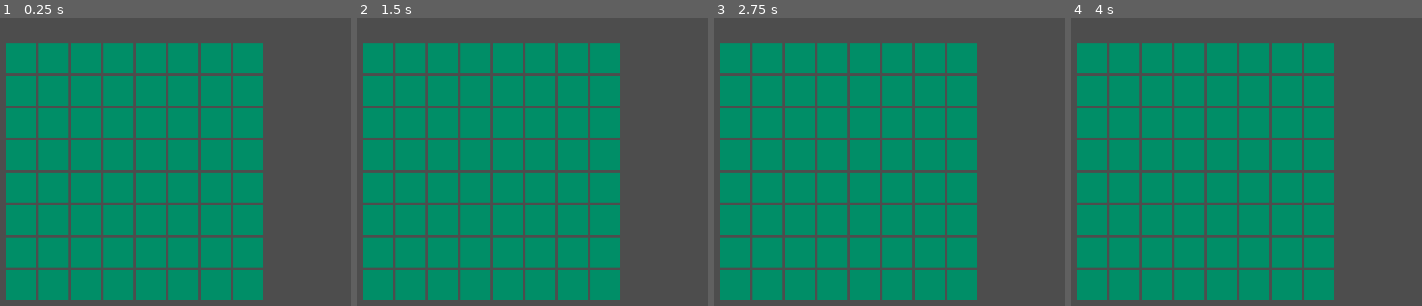
Above: before the commit, frames 1-4 (left to right).
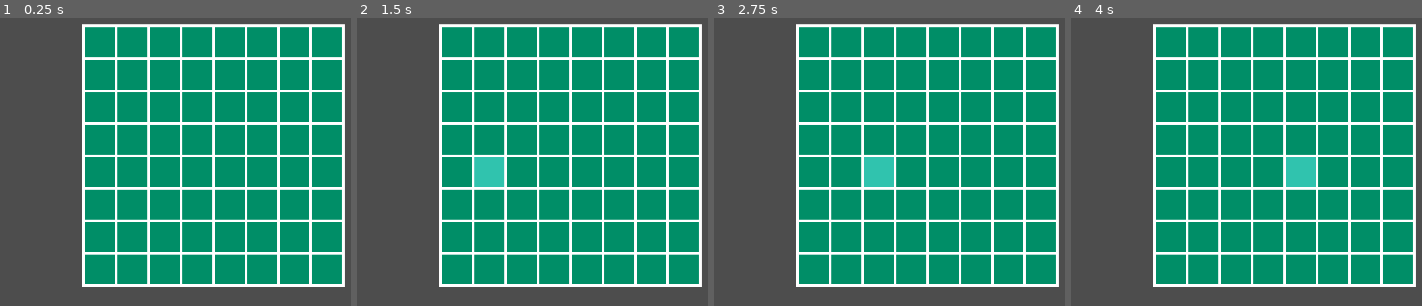
Above: after the commit, the same moments.

Repository: LStace/Reversi-Godot-4
Game: Godot game, scene res://scenes/main.tscn
Two runs of this game, one before a commit and one after it. Both use one fixed random seed, a clock stepped at 60 frames per second and the inputs below. The project has no main scene, so this scene is started directly.
Inputs (mouse positions are in pixels of both pictures, inside the frame that each line leads up to):
- Up to frame 1 (0.25 s): no input
- Up to frame 2 (1.5 s): tap Enter at 0.5 s; move the mouse to (outside the picture) at 0.52 s; hold Right (move_right, bound only after the commit) 0.53-1.28 s; tap Space at 1.25 s; move the mouse to (486, 133) at 1.27 s; hold Down (move_down, bound only after the commit) from 1.28 s (still down)
- Up to frame 3 (2.75 s): tap Enter at 2 s; move the mouse to (outside the picture) at 2.02 s; release Down (move_down, bound only after the commit) at 2.03 s; hold Right (move_right, bound only after the commit) from 2.03 s (still down)
- Up to frame 4 (4 s): tap Space at 2.75 s; move the mouse to (1320, 199) at 2.77 s; release Right (move_right, bound only after the commit) at 2.78 s; hold Up (move_up, bound only after the commit) 2.78-3.53 s; tap Enter at 3.5 s; move the mouse to (outside the picture) at 3.52 s; hold Left (move_left, bound only after the commit) from 3.53 s (still down)

The runs differ from the first frame. In frame 1, 57% of the frame differs, in the area x 1-99%, y 2-98%; in frame 2, 57%; in frame 3, 58%; in frame 4, 58%.

Commit message:
Implemented Movement Between Tiles
Added input map for all devices.
Added script to tiles and the board.
Added an indicator to show which tile is being hovered over.
The player can move between the tiles.

Diff:
--- a/Reversi Game/project.godot
+++ b/Reversi Game/project.godot
@@ -18,3 +18,46 @@
 
 window/size/viewport_width=1920
 window/size/viewport_height=1080
+
+[input]
+
+select={
+"deadzone": 0.5,
+"events": [Object(InputEventMouseButton,"resource_local_to_scene":false,"resource_name":"","device":-1,"window_id":0,"alt_pressed":false,"shift_pressed":false,"ctrl_pressed":false,"meta_pressed":false,"button_mask":1,"position":Vector2(161, 15),"global_position":Vector2(165, 58),"factor":1.0,"button_index":1,"canceled":false,"pressed":true,"double_click":false,"script":null)
+, Object(InputEventKey,"resource_local_to_scene":false,"resource_name":"","device":-1,"window_id":0,"alt_pressed":false,"shift_pressed":false,"ctrl_pressed":false,"meta_pressed":false,"pressed":false,"keycode":0,"physical_keycode":69,"key_label":0,"unicode":101,"echo":false,"script":null)
+, Object(InputEventJoypadButton,"resource_local_to_scene":false,"resource_name":"","device":-1,"button_index":0,"pressure":0.0,"pressed":true,"script":null)
+, Object(InputEventKey,"resource_local_to_scene":false,"resource_name":"","device":-1,"window_id":0,"alt_pressed":false,"shift_pressed":false,"ctrl_pressed":false,"meta_pressed":false,"pressed":false,"keycode":0,"physical_keycode":4194309,"key_label":0,"unicode":0,"echo":false,"script":null)
+]
+}
+move_left={
+"deadzone": 0.5,
+"events": [Object(InputEventKey,"resource_local_to_scene":false,"resource_name":"","device":-1,"window_id":0,"alt_pressed":false,"shift_pressed":false,"ctrl_pressed":false,"meta_pressed":false,"pressed":false,"keycode":0,"physical_keycode":4194319,"key_label":0,"unicode":0,"echo":false,"script":null)
+, Object(InputEventKey,"resource_local_to_scene":false,"resource_name":"","device":-1,"window_id":0,"alt_pressed":false,"shift_pressed":false,"ctrl_pressed":false,"meta_pressed":false,"pressed":false,"keycode":0,"physical_keycode":65,"key_label":0,"unicode":97,"echo":false,"script":null)
+, Object(InputEventJoypadMotion,"resource_local_to_scene":false,"resource_name":"","device":-1,"axis":0,"axis_value":-1.0,"script":null)
+, Object(InputEventJoypadButton,"resource_local_to_scene":false,"resource_name":"","device":-1,"button_index":13,"pressure":0.0,"pressed":true,"script":null)
+]
+}
+move_up={
+"deadzone": 0.5,
+"events": [Object(InputEventKey,"resource_local_to_scene":false,"resource_name":"","device":-1,"window_id":0,"alt_pressed":false,"shift_pressed":false,"ctrl_pressed":false,"meta_pressed":false,"pressed":false,"keycode":0,"physical_keycode":4194320,"key_label":0,"unicode":0,"echo":false,"script":null)
+, Object(InputEventKey,"resource_local_to_scene":false,"resource_name":"","device":-1,"window_id":0,"alt_pressed":false,"shift_pressed":false,"ctrl_pressed":false,"meta_pressed":false,"pressed":false,"keycode":0,"physical_keycode":87,"key_label":0,"unicode":119,"echo":false,"script":null)
+, Object(InputEventJoypadButton,"resource_local_to_scene":false,"resource_name":"","device":-1,"button_index":11,"pressure":0.0,"pressed":true,"script":null)
+, Object(InputEventJoypadMotion,"resource_local_to_scene":false,"resource_name":"","device":-1,"axis":1,"axis_value":-1.0,"script":null)
+]
+}
+move_down={
+"deadzone": 0.5,
+"events": [Object(InputEventKey,"resource_local_to_scene":false,"resource_name":"","device":-1,"window_id":0,"alt_pressed":false,"shift_pressed":false,"ctrl_pressed":false,"meta_pressed":false,"pressed":false,"keycode":0,"physical_keycode":4194322,"key_label":0,"unicode":0,"echo":false,"script":null)
+, Object(InputEventKey,"resource_local_to_scene":false,"resource_name":"","device":-1,"window_id":0,"alt_pressed":false,"shift_pressed":false,"ctrl_pressed":false,"meta_pressed":false,"pressed":false,"keycode":0,"physical_keycode":83,"key_label":0,"unicode":115,"echo":false,"script":null)
+, Object(InputEventJoypadMotion,"resource_local_to_scene":false,"resource_name":"","device":-1,"axis":1,"axis_value":1.0,"script":null)
+, Object(InputEventJoypadButton,"resource_local_to_scene":false,"resource_name":"","device":-1,"button_index":12,"pressure":0.0,"pressed":true,"script":null)
+]
+}
+move_right={
+"deadzone": 0.5,
+"events": [Object(InputEventKey,"resource_local_to_scene":false,"resource_name":"","device":-1,"window_id":0,"alt_pressed":false,"shift_pressed":false,"ctrl_pressed":false,"meta_pressed":false,"pressed":false,"keycode":0,"physical_keycode":4194321,"key_label":0,"unicode":0,"echo":false,"script":null)
+, Object(InputEventKey,"resource_local_to_scene":false,"resource_name":"","device":-1,"window_id":0,"alt_pressed":false,"shift_pressed":false,"ctrl_pressed":false,"meta_pressed":false,"pressed":false,"keycode":0,"physical_keycode":68,"key_label":0,"unicode":100,"echo":false,"script":null)
+, Object(InputEventJoypadButton,"resource_local_to_scene":false,"resource_name":"","device":-1,"button_index":14,"pressure":0.0,"pressed":true,"script":null)
+, Object(InputEventJoypadMotion,"resource_local_to_scene":false,"resource_name":"","device":-1,"axis":0,"axis_value":1.0,"script":null)
+]
+}
--- a/Reversi Game/scenes/board.tscn
+++ b/Reversi Game/scenes/board.tscn
@@ -1,16 +1,18 @@
-[gd_scene load_steps=3 format=3 uid="uid://41os816k6wbj"]
+[gd_scene load_steps=4 format=3 uid="uid://41os816k6wbj"]
 
 [ext_resource type="PackedScene" uid="uid://tkd3iyutc1eb" path="res://scenes/tile.tscn" id="1_g7fm8"]
+[ext_resource type="Script" path="res://scripts/board.gd" id="1_wad3p"]
 
 [sub_resource type="Theme" id="Theme_7eeyi"]
 
-[node name="Board" type="GridContainer"]
+[node name="Grid" type="GridContainer"]
 offset_right = 40.0
 offset_bottom = 40.0
 theme = SubResource("Theme_7eeyi")
 theme_override_constants/h_separation = 6
 theme_override_constants/v_separation = 6
 columns = 8
+script = ExtResource("1_wad3p")
 
 [node name="TileA1" parent="." instance=ExtResource("1_g7fm8")]
 layout_mode = 2
--- a/Reversi Game/scenes/main.tscn
+++ b/Reversi Game/scenes/main.tscn
@@ -4,10 +4,28 @@
 
 [node name="Main" type="Node2D"]
 
-[node name="Board" parent="." instance=ExtResource("1_n0e0j")]
-offset_left = 279.0
-offset_top = 378.0
-offset_right = 819.0
-offset_bottom = 918.0
+[node name="Board" type="ColorRect" parent="."]
+anchors_preset = 8
+anchor_left = 0.5
+anchor_top = 0.5
+anchor_right = 0.5
+anchor_bottom = 0.5
+offset_left = 461.0
+offset_top = 333.0
+offset_right = 1093.0
+offset_bottom = 965.0
+grow_horizontal = 2
+grow_vertical = 2
+size_flags_horizontal = 4
+size_flags_vertical = 4
+metadata/_edit_use_anchors_ = true
 
-[editable path="Board"]
+[node name="Grid" parent="Board" instance=ExtResource("1_n0e0j")]
+layout_mode = 0
+offset_left = 7.0
+offset_top = 7.0
+offset_right = 625.0
+offset_bottom = 625.0
+metadata/_edit_group_ = true
+
+[editable path="Board/Grid"]
--- a/Reversi Game/scenes/tile.tscn
+++ b/Reversi Game/scenes/tile.tscn
@@ -1,5 +1,23 @@
-[gd_scene format=3 uid="uid://tkd3iyutc1eb"]
+[gd_scene load_steps=2 format=3 uid="uid://tkd3iyutc1eb"]
+
+[ext_resource type="Script" path="res://scripts/tile.gd" id="1_d503w"]
 
 [node name="Tile" type="ColorRect"]
 custom_minimum_size = Vector2(72, 72)
 color = Color(0, 0.556863, 0.403922, 1)
+script = ExtResource("1_d503w")
+
+[node name="HoverIndicator" type="ColorRect" parent="."]
+visible = false
+layout_mode = 1
+anchors_preset = 15
+anchor_right = 1.0
+anchor_bottom = 1.0
+grow_horizontal = 2
+grow_vertical = 2
+mouse_filter = 2
+color = Color(0.403922, 1, 1, 0.466667)
+
+[connection signal="mouse_entered" from="." to="." method="_on_mouse_entered"]
+[connection signal="mouse_entered" from="HoverIndicator" to="." method="_on_hover_indicator_mouse_entered"]
+[connection signal="mouse_exited" from="HoverIndicator" to="." method="_on_hover_indicator_mouse_exited"]
--- /dev/null
+++ b/Reversi Game/scripts/board.gd
@@ -0,0 +1,61 @@
+extends GridContainer
+
+var tiles_in_grid : Array[Array]
+var current_tile = [null, Vector2i.ZERO]
+var move_buffer : float = 0.0
+
+@onready var children = get_children()
+
+# Called when the node enters the scene tree for the first time.
+func _ready():
+	# construct the grid whithin the code
+	tiles_in_grid.resize(8)
+	for i in range(0,8):
+		tiles_in_grid[i].resize(8)
+
+	var tile_number = 0
+	for i in get_children():
+		tiles_in_grid[tile_number % 8][tile_number / 8] = i
+		i.board_index = Vector2i(tile_number % 8, tile_number / 8)
+		i.hovered_over_tile.connect(on_hovered_over_tile)
+		tile_number += 1
+
+
+# Called every frame. 'delta' is the elapsed time since the previous frame.
+func _process(delta):
+	pass
+
+
+#Handles input to select diffferent tiles
+func _input(event):
+	if event.is_action_pressed("move_up"):
+		current_tile[1] += Vector2i.UP
+		#on_hovered_over_tile(tiles_in_grid[current_tile[1].x][current_tile[1].y + Vector2i.UP.y])
+
+	if event.is_action_pressed("move_right"):
+		current_tile[1] += Vector2i.RIGHT
+		#on_hovered_over_tile(tiles_in_grid[current_tile[1].x + Vector2i.RIGHT.x][current_tile[1].y])
+
+	if event.is_action_pressed("move_down"):
+		current_tile[1] += Vector2i.DOWN
+		#on_hovered_over_tile(tiles_in_grid[current_tile[1].x][current_tile[1].y + Vector2i.DOWN.y])
+
+	if event.is_action_pressed("move_left"):
+		current_tile[1] += Vector2i.LEFT
+		#on_hovered_over_tile(tiles_in_grid[current_tile[1].x + Vector2i.LEFT.y][current_tile[1].y])
+
+	if current_tile[1].x >= 8:
+		current_tile[1].x = 0
+
+	if current_tile[1].y >= 8:
+		current_tile[1].y = 0
+
+	on_hovered_over_tile(tiles_in_grid[current_tile[1].x][current_tile[1].y])
+
+
+#Called when the player hovers over a tile and shows which tile is hovered over
+func on_hovered_over_tile(tile):
+	if current_tile[0] != null: current_tile[0].get_node("HoverIndicator").visible = false
+	current_tile[0] = tile
+	current_tile[1] = tile.board_index
+	tile.get_node("HoverIndicator").visible = true
--- /dev/null
+++ b/Reversi Game/scripts/tile.gd
@@ -0,0 +1,18 @@
+extends ColorRect
+
+signal hovered_over_tile(tile)
+
+var board_index : Vector2i
+
+# Called when the node enters the scene tree for the first time.
+func _ready():
+	$HoverIndicator.visible = false
+
+
+# Called every frame. 'delta' is the elapsed time since the previous frame.
+func _process(delta):
+	pass
+
+
+func _on_mouse_entered():
+	hovered_over_tile.emit(self)
